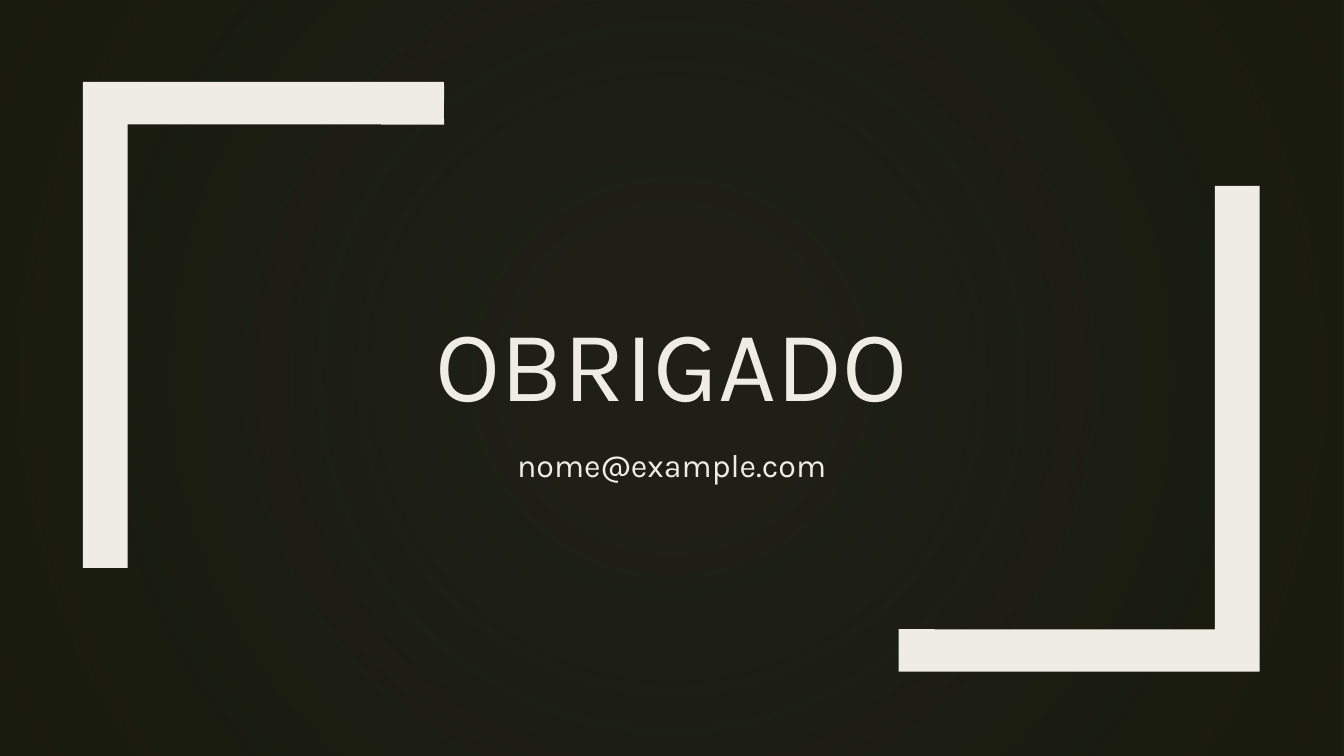
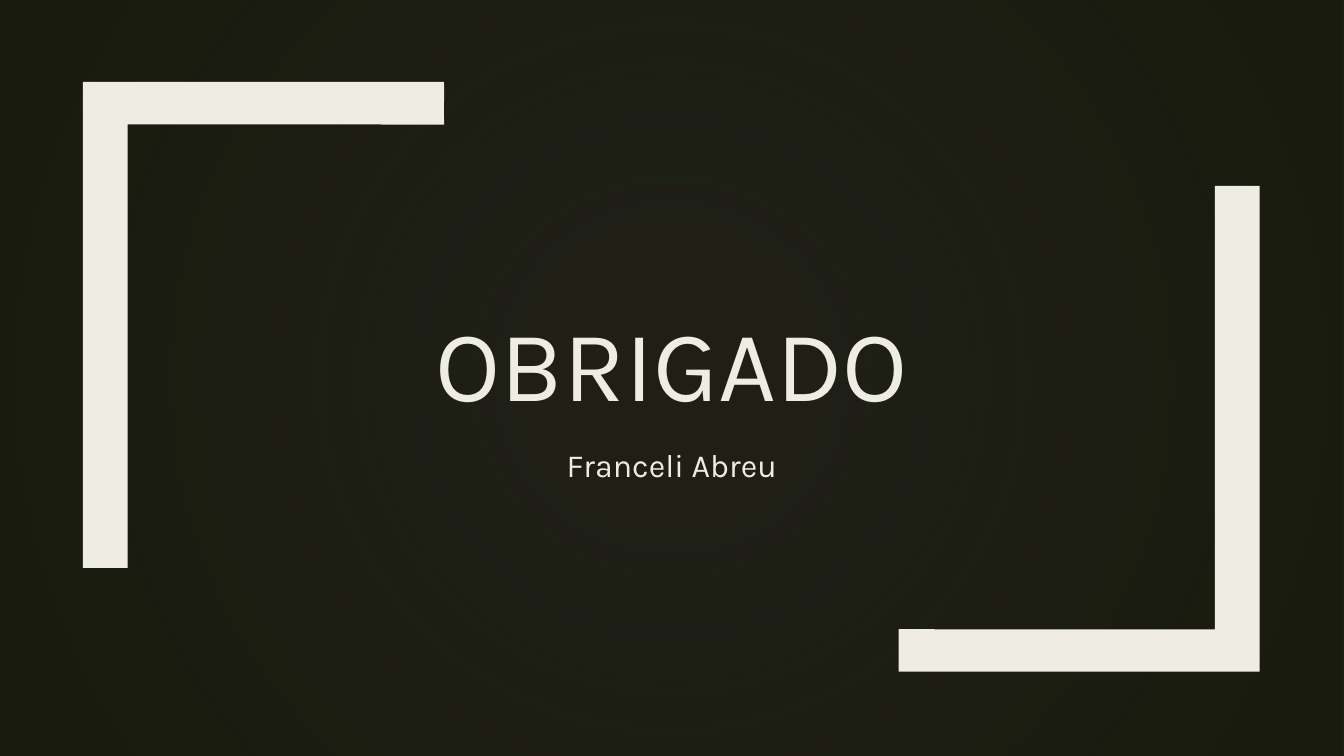
Before and after one commit to francielisabreu/BecaJava.hibernate, a slide deck: slide 8 of ppt_spring_jpa.pptx (slide 6 before the commit). Drawn at 1344x756 pixels with LibreOffice and Linux fonts; fonts in the diff are those of the drawing; background and template pictures are left out; a plain dark background stands for a picture behind light text. Boxes give left, top, right and bottom in pixels: in the first picture for what was removed or moved away, otherwise in the second. Text is boxed around its words. In the diff, an @@ line names an element or a change of style, - is before the commit and + after.

```diff
--- a/ppt_spring_jpa.pptx
+++ b/ppt_spring_jpa.pptx
@@ subtitle at (x1=567, y1=455, x2=777, y2=478): text changed @@
-nome@example.com
+Franceli Abreu
```
Also in this commit, not shown: 4 other slides changed, 2 slides added.
